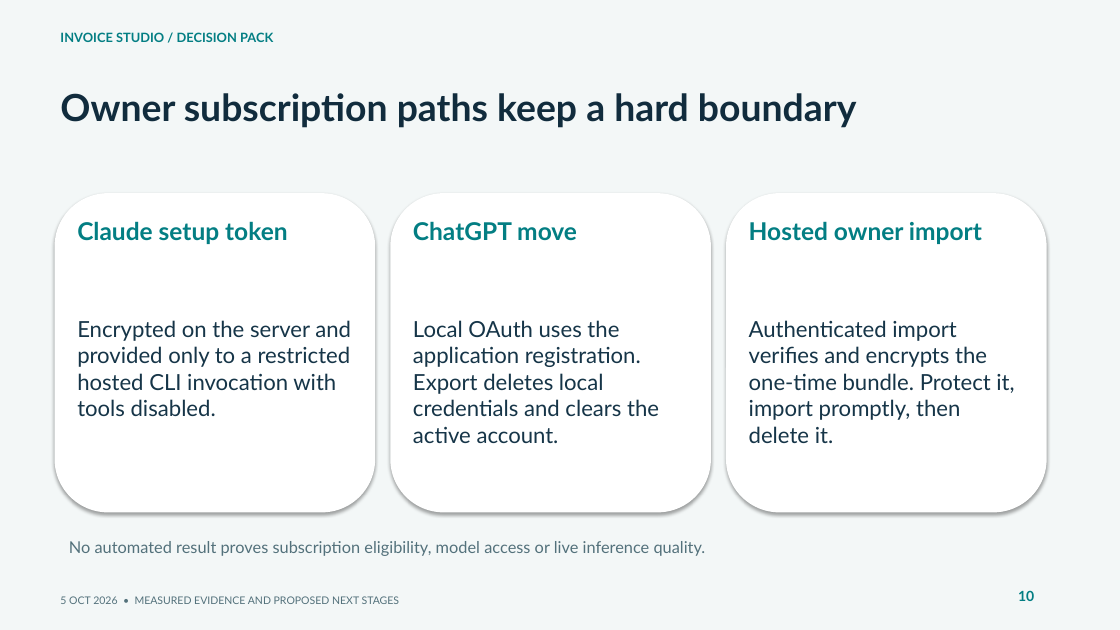
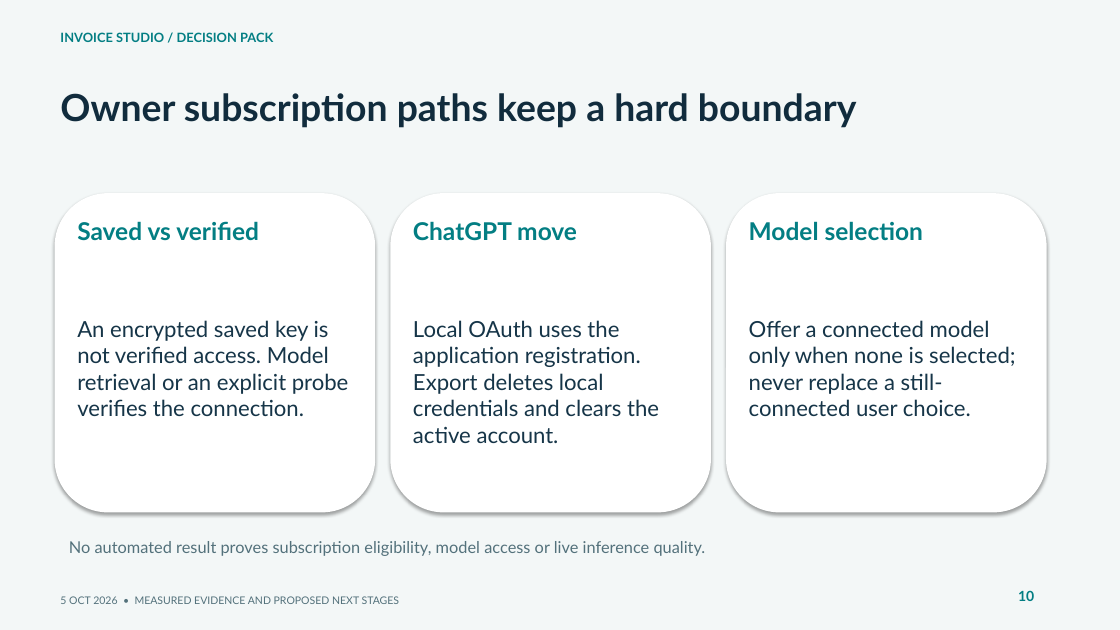
Before and after one commit to muttonkodibiriyani/Inv_studio, a slide deck: slide 10 of docs/delivery/Invoice_Studio_SLT.pptx. Drawn at 1120x630 pixels with LibreOffice and Linux fonts; fonts in the diff are those of the drawing. Boxes give left, top, right and bottom in pixels: in the first picture for what was removed or moved away, otherwise in the second. Text is boxed around its words. In the diff, an @@ line names an element or a change of style, - is before the commit and + after.

Commit message:
Document verified cloud release, reader evidence, and remaining pilot gates

```diff
--- a/docs/delivery/Invoice_Studio_SLT.pptx
+++ b/docs/delivery/Invoice_Studio_SLT.pptx
@@ text at (x1=77, y1=221, x2=259, y2=241): text changed @@
-Claude setup token
+Saved vs verified
@@ text at (x1=749, y1=221, x2=923, y2=241): text changed @@
-Hosted owner import
+Model selection
@@ text at (x1=77, y1=320, x2=349, y2=416): text changed @@
-Encrypted on the server and provided only to a restricted hosted CLI invocation with tools disabled.
+An encrypted saved key is not verified access. Model retrieval or an explicit probe verifies the connection.
@@ text at (x1=749, y1=320, x2=1015, y2=416): text changed @@
-Authenticated import verifies and encrypts the one-time bundle. Protect it, import promptly, then delete it.
+Offer a connected model only when none is selected; never replace a still-connected user choice.
```
Also in this commit, not shown: 11 other slides changed, 1 slide added, 14 other files.
